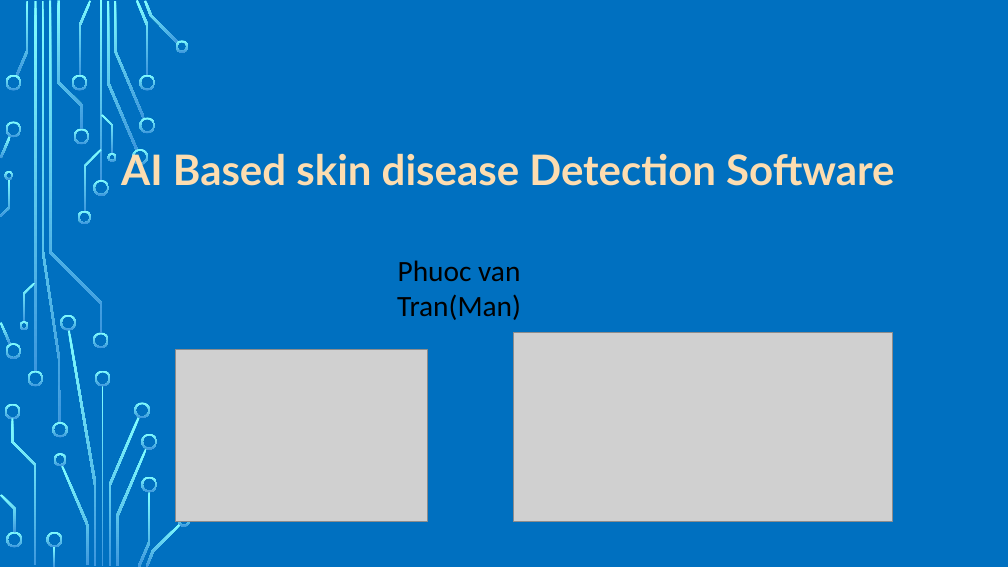
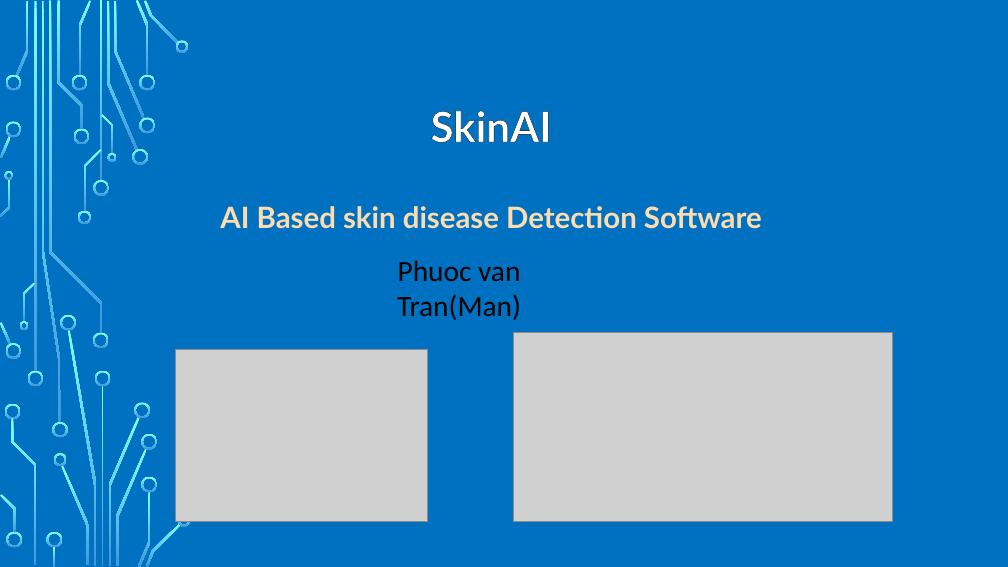
Before and after one commit to MEISTER97/Project-Skin-disease-detection, a slide deck: slide 1 of docs/Presentation.pptx. Drawn at 1008x567 pixels with LibreOffice and Linux fonts; fonts in the diff are those of the drawing; grey boxes stand for pictures; background and template pictures are left out. Boxes give left, top, right and bottom in pixels: in the first picture for what was removed or moved away, otherwise in the second. Text is boxed around its words. In the diff, an @@ line names an element or a change of style, - is before the commit and + after.

```diff
--- a/docs/Presentation.pptx
+++ b/docs/Presentation.pptx
@@ text added at <box>431,111,552,143</box>, 40 pt, text #FFFFFF, bold @@
+SkinAI
@@ text "AI Based skin disease Detection ...": place and size @@
-text "AI Based skin disease Detection ..." at <box>121,149,894,186</box>
+text "AI Based skin disease Detection ..." at <box>220,206,762,229</box>
@@ text "AI Based skin disease Detection ..." at <box>220,206,762,229</box>: size 40 to 28 pt @@
```
Also in this commit, not shown: 3 other slides changed.
